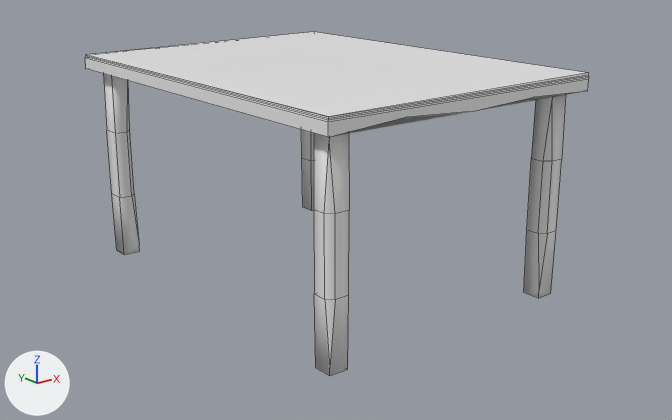
The FBX model Assets/ASSETS 1/Models/Table/Table.fbx, before and after one commit.
The view is the same before and after, from a 50 mm camera at (-11.01, -14.28, 6.32) aimed at (0.51, 0.13, 0.55). The lights are fixed; the arrows at lower left show +X, +Y and +Z. Mesh edges are drawn as thin lines. Where no turn or scale is listed for an object, it has been applied to the vertices.

Before the edit, the objects in view are built like this:
```python
me_cylinder_002 = bpy.data.meshes.new('Cylinder.002')
me_cylinder_002.from_pydata(...)  # 110 vertices, 90 faces; spans x -2.98..2.98, y -4.04..4.08, z -2.57..1.73
me_cylinder_002.materials.append(mat_material_001)  # its picture is missing
ob_cylinder_002 = bpy.data.objects.new('Cylinder.002', me_cylinder_002)
ob_cylinder_002.location = (0.0, -0.02, 1.95)
```
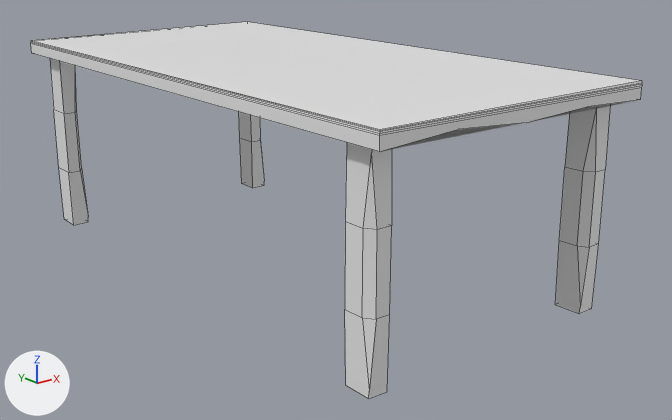
Where the newer file only moved an object's origin or applied its transform, the numbers keep the older frame.

What changed in the scene script:
```text
Change me_cylinder_002:
    used by ob_cylinder_002; location = (0.0, -0.02, 1.95)
    remove me_cylinder_002.from_pydata(...)  # 110 vertices, 90 faces; spans x -2.98..2.98, y -4.04..4.08, z -2.57..1.73
    add me_cylinder_002.from_pydata(...)  # 110 vertices, 90 faces; spans x -2.98..2.98, y -5.15..7.04, z -2.57..1.73
    me_cylinder_002 part 1: the loose piece of 30 vertices spanning x -2.98..2.98, y -4.04..4.08, z 1.39..1.73 is scaled about its middle by (1, 1.5, 1), then moved by (0.0, 0.93, 0.0)
    me_cylinder_002 part 2: the loose piece of 20 vertices spanning x -2.74..-2.35, y 3.41..3.8, z -2.57..1.39 is scaled about its middle by (1, 1.5, 1), then moved by (0.0, 2.72, 0.0)
    me_cylinder_002 part 3: the loose piece of 20 vertices spanning x -2.74..-2.35, y -3.76..-3.37, z -2.57..1.39 is scaled about its middle by (1, 1.5, 1), then moved by (0.0, -0.86, 0.0)
    me_cylinder_002 part 4: the loose piece of 20 vertices spanning x 2.35..2.74, y -3.76..-3.37, z -2.57..1.39 is scaled about its middle by (1, 1.5, 1), then moved by (0.0, -0.86, 0.0)
    me_cylinder_002 part 5: the loose piece of 20 vertices spanning x 2.35..2.74, y 3.41..3.8, z -2.57..1.39 is scaled about its middle by (1, 1.5, 1), then moved by (0.0, 2.72, 0.0)
    me_cylinder_002 part 6: the surface is now shaded flat
```

What differs and where, as boxes (x1, y1, x2, y2) in the pictures (672 x 420 px; the box of a moved part takes in the faces that stretch with it):
'Cylinder.002', reshaped (21% wider, 10% taller)
    before: (85, 32, 589, 376)
    after: (31, 22, 642, 399)
part 1 of me_cylinder_002, moved or reshaped
    before: (85, 32, 589, 137)
    after: (31, 22, 642, 152)
part 2 of me_cylinder_002, moved or reshaped
    before: (103, 74, 140, 255)
    after: (50, 59, 88, 225)
part 3 of me_cylinder_002, moved or reshaped
    before: (314, 133, 349, 376)
    after: (345, 143, 392, 399)
part 4 of me_cylinder_002, moved or reshaped
    before: (524, 95, 566, 298)
    after: (555, 106, 610, 314)
part 5 of me_cylinder_002, moved or reshaped
    before: (301, 130, 314, 211)
    after: (239, 112, 264, 188)
